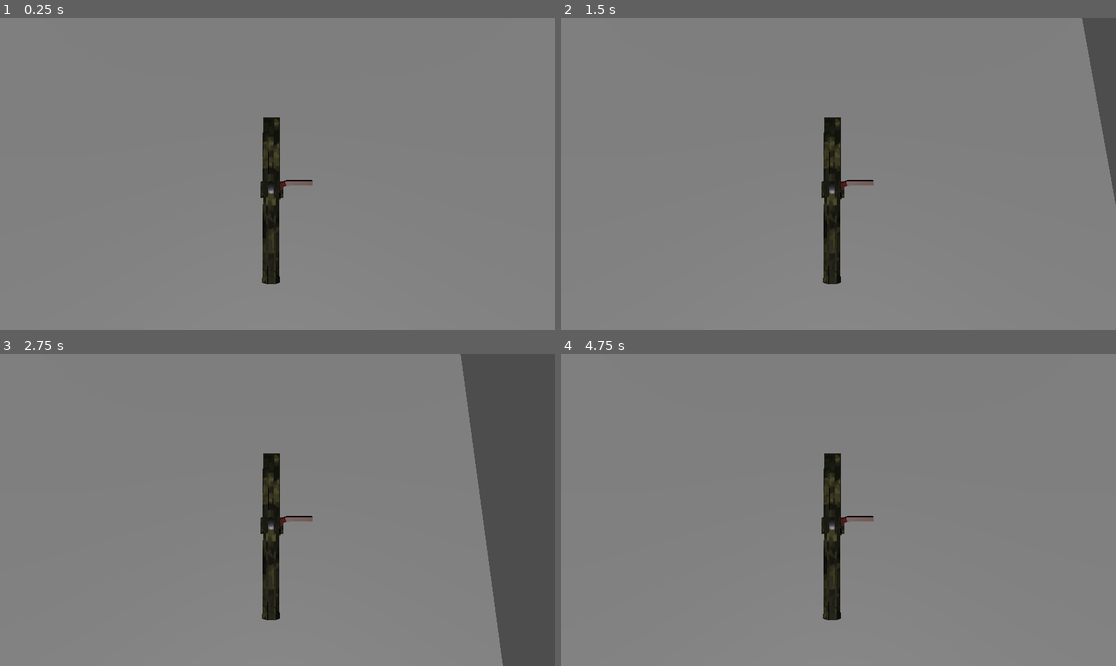
Above: before the commit, frames 1-4 (two rows, left to right).
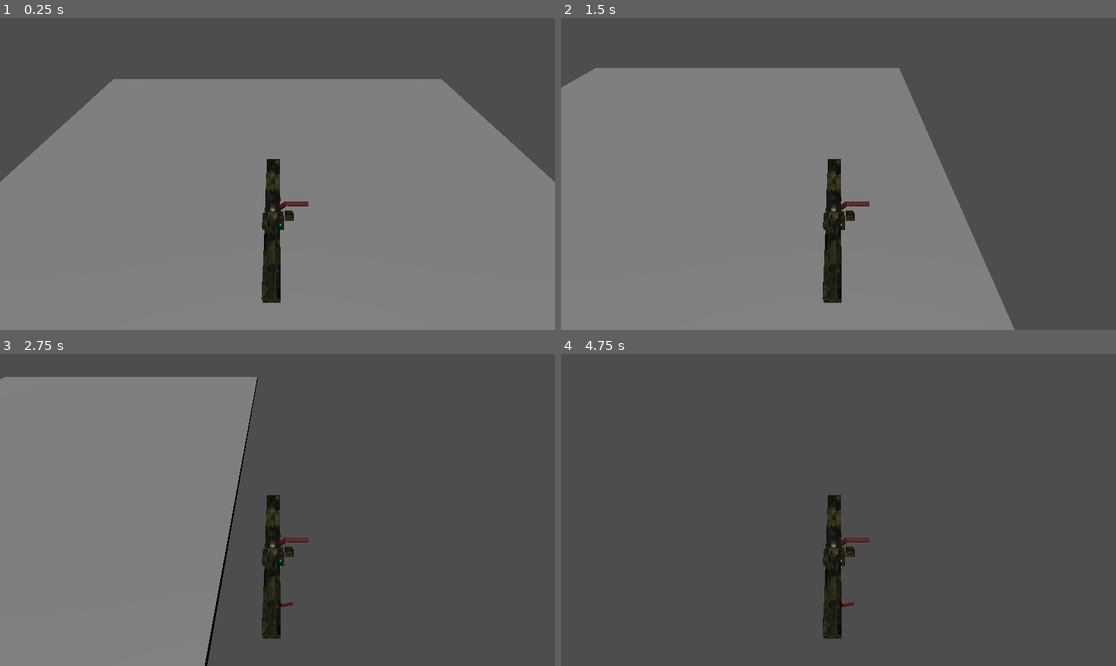
Above: after the commit, the same moments.

Repository: ilyich122/mechbebech
Game: Godot game, scene res://locatoins/main.tscn
Two runs of this game, one before a commit and one after it. Both use one fixed random seed, a clock stepped at 60 frames per second and the inputs below. Before the commit the project starts from res://main.tscn.
Inputs:
- Up to frame 1 (0.25 s): no input
- Up to frame 2 (1.5 s): tap Enter at 0.5 s; hold D (right) 0.53-1.28 s; hold S (down) from 1.28 s (still down)
- Up to frame 3 (2.75 s): release S (down) at 2.03 s; hold D (right) from 2.03 s (still down)
- Up to frame 4 (4.75 s): release D (right) at 2.78 s; hold W (up) 2.78-3.53 s; hold A (left) from 3.53 s (still down)

The runs differ from the first frame. In frame 1, 28% of the frame differs, in the area x 0-100%, y 0-92%; in frame 2, 40%; in frame 3, 47%; in frame 4, 99%, in the area x 0-100%, y 0-100%.

Commit message:
0,003
добавил папки немного привел в порядок структуру создал примерные сены противников\союзников

Diff:
--- /dev/null
+++ b/3dmodel/legs.tscn
@@ -0,0 +1,8 @@
+[gd_scene load_steps=2 format=3 uid="uid://dttixrc3yugbq"]
+
+[ext_resource type="PackedScene" uid="uid://dofgadme6s6y" path="res://3dmodel/тело/legs.glb" id="1_0ifu2"]
+
+[node name="Node3D" type="Node3D"]
+
+[node name="legs" parent="." instance=ExtResource("1_0ifu2")]
+transform = Transform3D(1, 0, 0, 0, 1, 0, 0, 0, 1, 0.11867, 0, 0.178412)
--- a/untitled_221скелетанимацыя_ходьба_в333_blend_1_blend_1.tscn
+++ b/3dmodel/untitled_221скелетанимацыя_ходьба_в333_blend_1_blend_1.tscn
@@ -1,6 +1,6 @@
 [gd_scene load_steps=2 format=3 uid="uid://dl8k7tvlefdv6"]
 
-[ext_resource type="PackedScene" uid="uid://k52yxa4ct1s5" path="res://untitled221скелетанимацыя ходьба в333.blend1.blend1.glb" id="1_je2e1"]
+[ext_resource type="PackedScene" uid="uid://k52yxa4ct1s5" path="res://3dmodel/untitled221скелетанимацыя ходьба в333.blend1.blend1.glb" id="1_je2e1"]
 
 [node name="untitled221скелетанимацыя ходьба в333_blend1_blend1" instance=ExtResource("1_je2e1")]
 
--- a/main.tscn
+++ b/locatoins/main.tscn
@@ -23,9 +23,8 @@
 transform = Transform3D(1, 0, 0, 0, 0.68573, 0.727857, 0, -0.727857, 0.68573, 0, 44.9169, 0)
 
 [node name="player" parent="." instance=ExtResource("1_3gt3v")]
-speed = 14
-fall_acceleration = 75
+transform = Transform3D(1, 0, 0, 0, 1, 0, 0, 0, 1, 0, -0.790142, 0)
 
 [node name="Camera3D" type="Camera3D" parent="player"]
-transform = Transform3D(1, 0, 0, 0, 0.133606, 0.991035, 0, -0.991035, 0.133606, 0, 29.3797, 0)
+transform = Transform3D(1, 0, 0, 0, 0.640834, 0.76768, 0, -0.76768, 0.640834, 0, 29.3797, 11.9372)
 current = true
--- a/node_3d.tscn
+++ b/node_3d.tscn
@@ -1,6 +1,6 @@
 [gd_scene load_steps=2 format=3 uid="uid://ch6q2k2lp16e1"]
 
-[ext_resource type="PackedScene" uid="uid://k52yxa4ct1s5" path="res://untitled221скелетанимацыя ходьба в333.blend1.blend1.glb" id="1_eakd1"]
+[ext_resource type="PackedScene" uid="uid://k52yxa4ct1s5" path="res://3dmodel/untitled221скелетанимацыя ходьба в333.blend1.blend1.glb" id="1_eakd1"]
 
 [node name="Node3D" type="Node3D"]
 
--- /dev/null
+++ b/object.tscn
@@ -0,0 +1,3 @@
+[gd_scene format=3 uid="uid://byx1nx6kc0jlo"]
+
+[node name="object" type="Node3D"]
--- /dev/null
+++ b/opponents/big_swarmer.tscn
@@ -0,0 +1,3 @@
+[gd_scene format=3 uid="uid://dff1ym3fi2hua"]
+
+[node name="big swarmer" type="Node3D"]
--- /dev/null
+++ b/opponents/boss.tscn
@@ -0,0 +1,3 @@
+[gd_scene format=3 uid="uid://4npjqgn5epru"]
+
+[node name="boss" type="Node3D"]
--- /dev/null
+++ b/opponents/elite_enemy.tscn
@@ -0,0 +1,3 @@
+[gd_scene format=3 uid="uid://bh6qgw0e4pf3l"]
+
+[node name="elite enemy" type="Node3D"]
--- /dev/null
+++ b/opponents/swarmer.tscn
@@ -0,0 +1,3 @@
+[gd_scene format=3 uid="uid://co3mqy8fp0bn3"]
+
+[node name="swarmer" type="Node3D"]
--- a/player.gd
+++ b/player.gd
@@ -1,9 +1,10 @@
 extends CharacterBody3D
 
 # How fast the player moves in meters per second.
-@export var speed = 14
+@export var speed = 40
 # The downward acceleration when in the air, in meters per second squared.
 @export var fall_acceleration = 75
+
 
 var target_velocity = Vector3.ZERO
 
--- a/player.tscn
+++ b/player.tscn
@@ -1,10 +1,11 @@
-[gd_scene load_steps=4 format=3 uid="uid://cougmux6ryo5s"]
+[gd_scene load_steps=5 format=3 uid="uid://cougmux6ryo5s"]
 
-[ext_resource type="PackedScene" uid="uid://k52yxa4ct1s5" path="res://untitled221скелетанимацыя ходьба в333.blend1.blend1.glb" id="1_q1blx"]
 [ext_resource type="Script" path="res://player.gd" id="1_s71yv"]
+[ext_resource type="PackedScene" uid="uid://dofgadme6s6y" path="res://3dmodel/тело/legs.glb" id="2_qdwk3"]
+[ext_resource type="PackedScene" uid="uid://btkdq6xwip2p6" path="res://3dmodel/тело/body.glb" id="3_g1igr"]
 
 [sub_resource type="CylinderShape3D" id="CylinderShape3D_iwtay"]
-height = 6.73248
+height = 6.96957
 radius = 1.38633
 
 [node name="player" type="CharacterBody3D"]
@@ -12,9 +13,12 @@
 
 [node name="pivot" type="Node3D" parent="."]
 
-[node name="character" parent="pivot" instance=ExtResource("1_q1blx")]
-transform = Transform3D(1, 0, 0, 0, 1, 0, 0, 0, 1, -0.67737, -0.85429, -1.446)
+[node name="legs" parent="pivot" instance=ExtResource("2_qdwk3")]
+transform = Transform3D(1, 0, 0, 0, 1, 0, 0, 0, 1, -0.554577, -0.493915, -1.22993)
+
+[node name="body" parent="pivot" instance=ExtResource("3_g1igr")]
+transform = Transform3D(1, 0, 0, 0, 1, 0, 0, 0, 1, -0.591538, -0.601864, -0.916348)
 
 [node name="CollisionShape3D" type="CollisionShape3D" parent="."]
-transform = Transform3D(1, 0, 0, 0, 1, 0, 0, 0, 1, -0.666023, 3.46271, -1.13588)
+transform = Transform3D(1, 0, 0, 0, 1, 0, 0, 0, 1, -0.666023, 3.81424, -1.13588)
 shape = SubResource("CylinderShape3D_iwtay")
--- a/project.godot
+++ b/project.godot
@@ -11,7 +11,7 @@
 [application]
 
 config/name="3d мех"
-run/main_scene="res://main.tscn"
+run/main_scene="res://locatoins/main.tscn"
 config/features=PackedStringArray("4.2", "Forward Plus")
 config/icon="res://icon.svg"
 
--- /dev/null
+++ b/turret.tscn
@@ -0,0 +1,3 @@
+[gd_scene format=3 uid="uid://cr2onmwn3c50"]
+
+[node name="turret" type="Node3D"]
--- /dev/null
+++ b/wepon.tscn
@@ -0,0 +1,3 @@
+[gd_scene format=3 uid="uid://6nqtgerkkpcj"]
+
+[node name="wepon" type="Node3D"]
--- /dev/null
+++ b/wepons.tscn
@@ -0,0 +1,8 @@
+[gd_scene load_steps=2 format=3 uid="uid://d0thabuu2chks"]
+
+[ext_resource type="PackedScene" uid="uid://cxwp57hktc34l" path="res://3dmodel/оружее/gerkj.glb" id="1_13wja"]
+
+[node name="wepons" type="Node3D"]
+
+[node name="gerkj" parent="." instance=ExtResource("1_13wja")]
+transform = Transform3D(1, 0, 0, 0, 1, 0, 0, 0, 1, -0.826634, 0, -1.65234)
Renamed: untitled221скелетанимацыя ходьба в333.blend1.blend1.glb -> 3dmodel/untitled221скелетанимацыя ходьба в333.blend1.blend1.glb
Not shown, added: 3dmodel/untitled221скелетанимацыя ходьба в333.blend1.blend1.glb.import
Renamed: untitled221скелетанимацыя ходьба в333.blend1_1626243111_24-kartinkin-com-p-kamuflyazh-tekstura-besshovna.jpg -> 3dmodel/untitled221скелетанимацыя ходьба в333.blend1_1626243111_24-kartinkin-com-p-kamuflyazh-tekstura-besshovna.jpg
Not shown, added: 3dmodel/untitled221скелетанимацыя ходьба в333.blend1_1626243111_24-kartinkin-com-p-kamuflyazh-tekstura-besshovna.jpg.import
Binary file added: 3dmodel/untitled221скелетанимацыя ходьба в444.blend1.blend1.blend1.glb
Not shown, added: 3dmodel/untitled221скелетанимацыя ходьба в444.blend1.blend1.blend1.glb.import
Binary file added: 3dmodel/untitled221скелетанимацыя ходьба в444.blend1.blend1_1626243111_24-kartinkin-com-p-kamuflyazh-tekstura-besshovna.jpg
Not shown, added: 3dmodel/untitled221скелетанимацыя ходьба в444.blend1.blend1_1626243111_24-kartinkin-com-p-kamuflyazh-tekstura-besshovna.jpg.import
Binary file added: 3dmodel/оружее/gerkj.glb
Not shown, changed: 3dmodel/оружее/gerkj.glb.import
Binary file added: 3dmodel/оружее/gerkj_1626243111_24-kartinkin-com-p-kamuflyazh-tekstura-besshovnaya-krasivo-26.jpg
Not shown, added: 3dmodel/оружее/gerkj_1626243111_24-kartinkin-com-p-kamuflyazh-tekstura-besshovnaya-krasivo-26.jpg.import
(and 8 more such lines)
